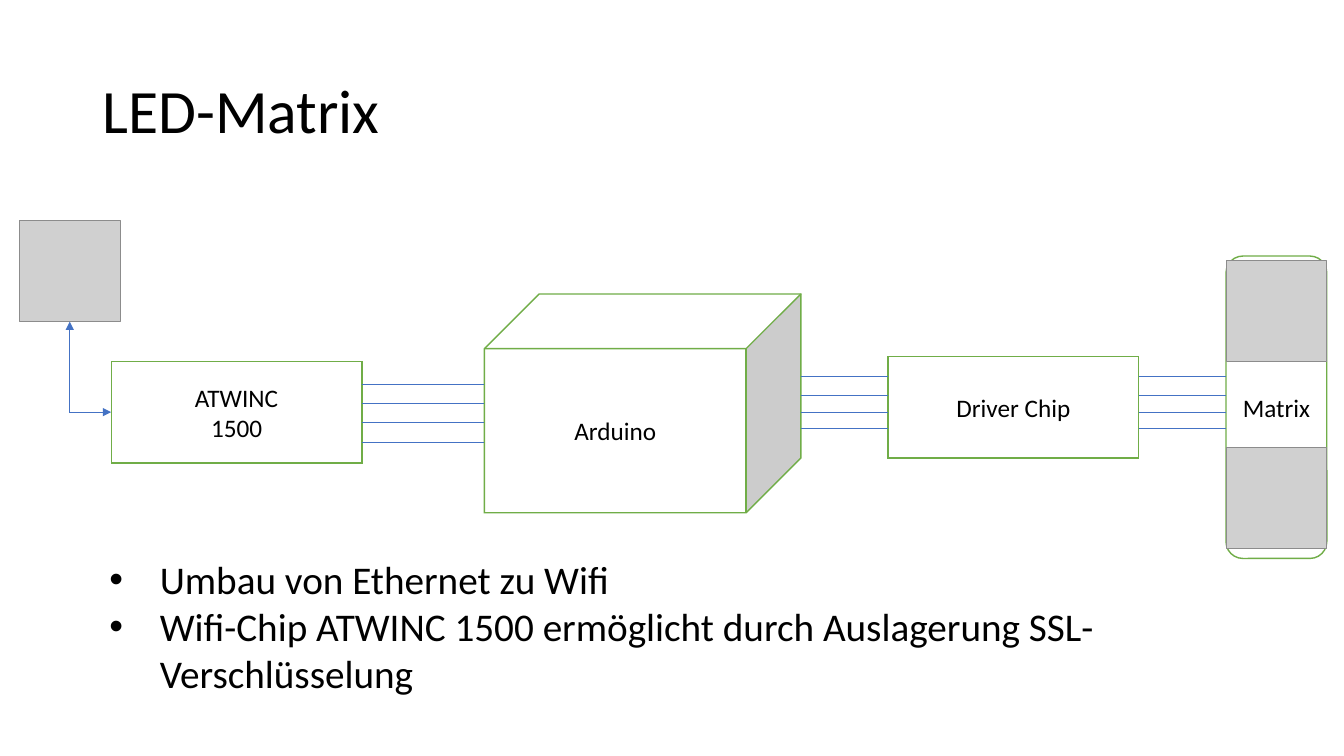
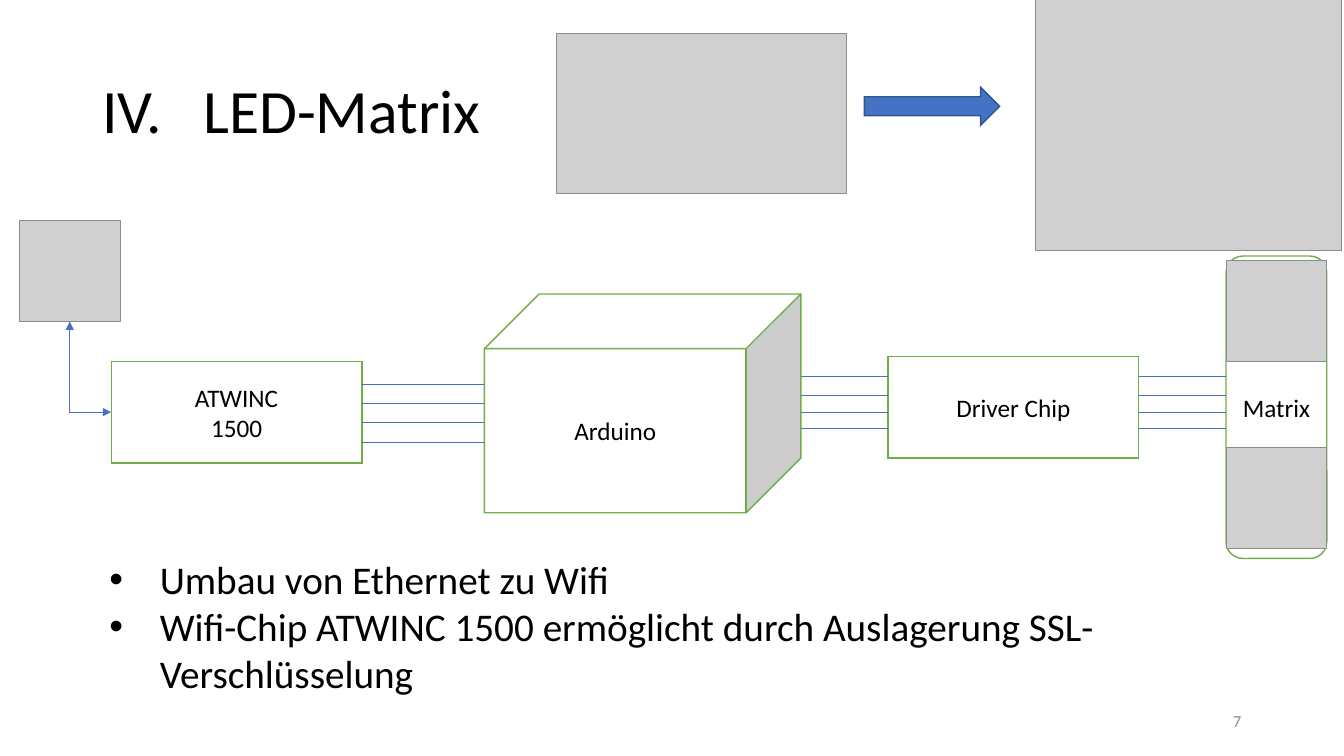
Before and after one commit to Xyren0/IoT_Wifi_Sniffing, a slide deck: slide 7 of phase3_pres.pptx. Drawn at 1344x756 pixels with LibreOffice and Linux fonts; fonts in the diff are those of the drawing; grey boxes stand for pictures. Boxes give left, top, right and bottom in pixels: in the first picture for what was removed or moved away, otherwise in the second. Text is boxed around its words. In the diff, an @@ line names an element or a change of style, - is before the commit and + after.

```diff
--- a/phase3_pres.pptx
+++ b/phase3_pres.pptx
@@ picture added at (1036,0,1343,251) @@
@@ picture added at (556,33,846,193) @@
@@ right arrow added at (864,88,999,126), fill #4472C4, outline #325491 1 pt @@
@@ title at (102,90,480,134): text changed @@
-LED-Matrix
+IV. LED-Matrix
@@ page number added at (1233,716,1241,727), 12 pt, text #8C8C8C @@
+7
```
Also in this commit, not shown: 8 other slides changed, 1 slide added.
